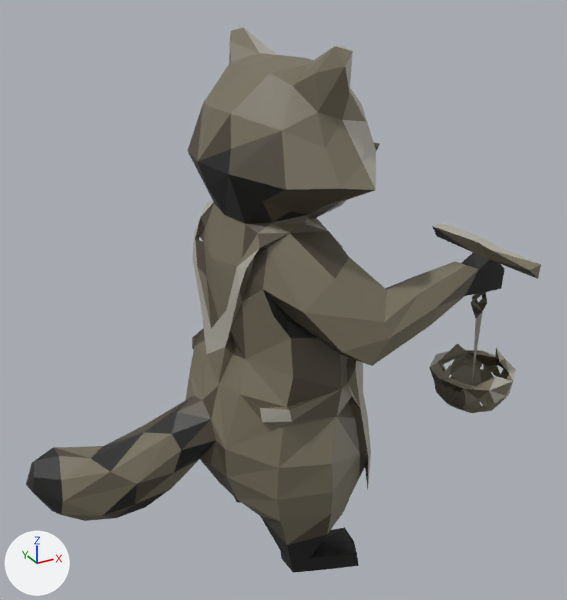
Before and after pictures for a commit that changed the glTF model docs/univers/archipeo/personnages/modeles/5e-marche-creature-bazar/final-1500.glb.
Rendered twice from a 50 mm camera at (-0.681, -1.195, 1.125) aimed at (-0.038, -0.025, 0.54). The lights are fixed; the arrows at lower left show +X, +Y and +Z. The first picture is the older version. Vertices at exactly the same position are counted once.

Objects in the first picture: 'lion-1500'.
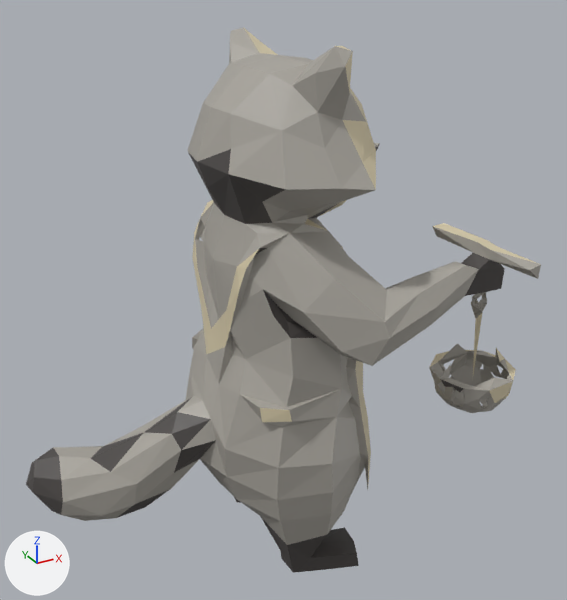
The change, as a diff of the scene's bpy script:
```diff
--- a/docs/univers/archipeo/personnages/modeles/5e-marche-creature-bazar/final-1500.glb.py
+++ b/docs/univers/archipeo/personnages/modeles/5e-marche-creature-bazar/final-1500.glb.py
@@ me_geometry_0_001 @@
 me_geometry_0_001.from_pydata(...)  # 674 vertices, 1500 faces; spans x -0.511..0.352, y -0.338..0.295, z 0.001..1.003
 # used by ob_lion_1500; location = (0.0, 0.0, 0.0)
+# me_geometry_0_001 part 1: 528 faces centred in x -0.442..0.343, y -0.337..0.288, z 0.101..0.994 are repainted in the vertex colours; the middle colour goes from dark yellow #76705d to grey #a8a49c
+# me_geometry_0_001 part 2: 498 faces centred in x -0.455..0.347, y -0.305..0.293, z 0.099..0.96 are repainted in the vertex colours; the middle colour goes from brown #4f4839 to grey #a8a49c
+# me_geometry_0_001 part 3: 303 faces centred in x -0.505..0.292, y -0.25..0.293, z 0.001..0.877 are repainted in the vertex colours; the middle colour goes from black #1d1c1b to dark grey #4a4644
+# me_geometry_0_001 part 4: 171 faces centred in x -0.168..0.342, y -0.302..0.195, z 0.162..0.999 are repainted in the vertex colours; the middle colour goes from grey #b1ada1 to beige #d8ccac
 me_geometry_0_001.materials.append(mat_defaultmaterial)
```

Pixel boxes (x1, y1, x2, y2) of what changed, in the pictures (567 x 600 px):
part 1 of me_geometry_0_001, recoloured (lighter)
    both: (54, 28, 541, 545)
part 2 of me_geometry_0_001, recoloured
    both: (53, 105, 538, 545)
part 3 of me_geometry_0_001, recoloured
    both: (26, 145, 505, 573)
part 4 of me_geometry_0_001, recoloured
    both: (193, 27, 539, 483)
